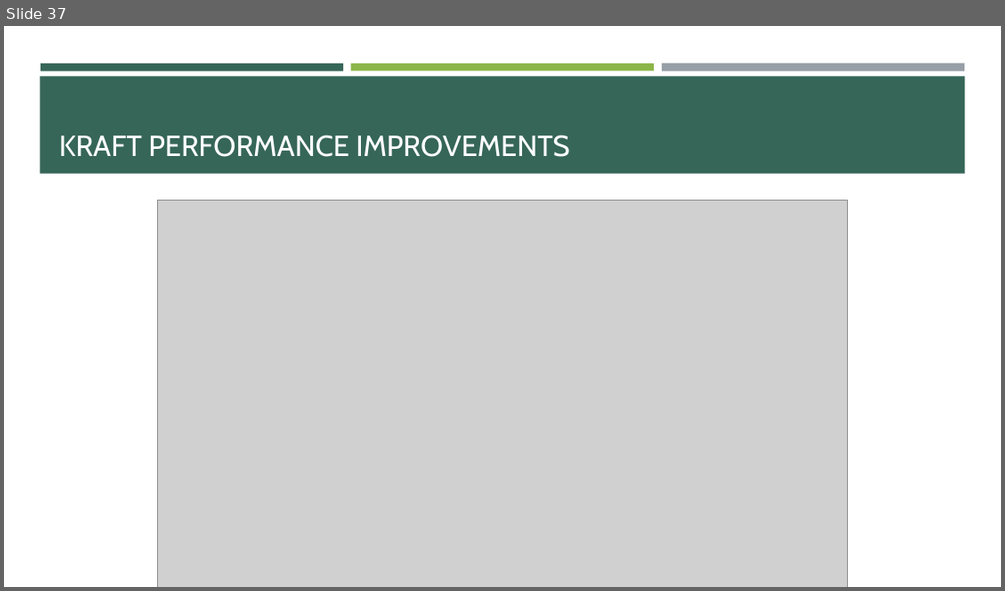
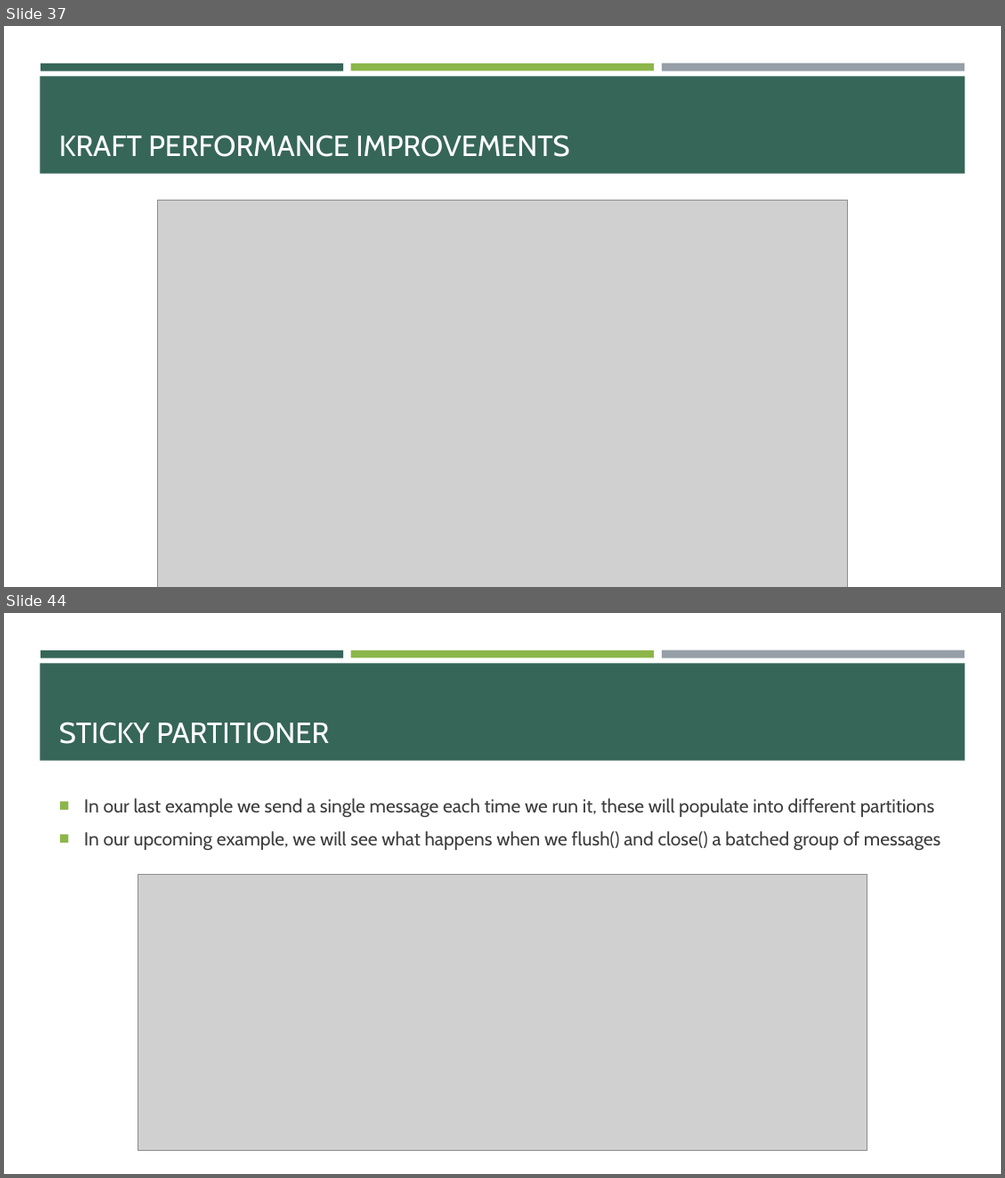
Before and after one commit to e-m-wilson/data_engineering, a slide deck: kafka/Kafka.pptx. Shown one above the other, each under a label of ours: slide 37 before the commit, slides 37 and 44 after it; the slides between them are not shown. The pictures are 1005x591 and 1005x1178 pixels, drawn with LibreOffice and Linux fonts; fonts in the diff are those of the drawing; grey boxes stand for pictures. Boxes give left, top, right and bottom in pixels: in the first picture for what was removed or moved away, otherwise in the second. Text is boxed around its words. In the diff, an @@ line names an element or a change of style, - is before the commit and + after.

```diff
--- a/kafka/Kafka.pptx
+++ b/kafka/Kafka.pptx
@@ slide 44 added at (4,613,1001,1174), background #FFFFFF; not listed: 4 template elements that a slide beside it also shows @@
@@ title added at (59,722,329,744), 28 pt, text #FFFFFF @@
+STICKY PARTITIONER
@@ text added at (84,798,941,850), 18 pt, text #3D3D3D @@
+■ In our last example we send a single message each time we run it, these will populate into different partitions
+■ In our upcoming example, we will see what happens when we flush() and close() a batched group of messages
@@ picture added at (138,874,867,1150) @@
```
Also in this commit, not shown: 2 slides changed, 6 other slides added, 21 other files.
